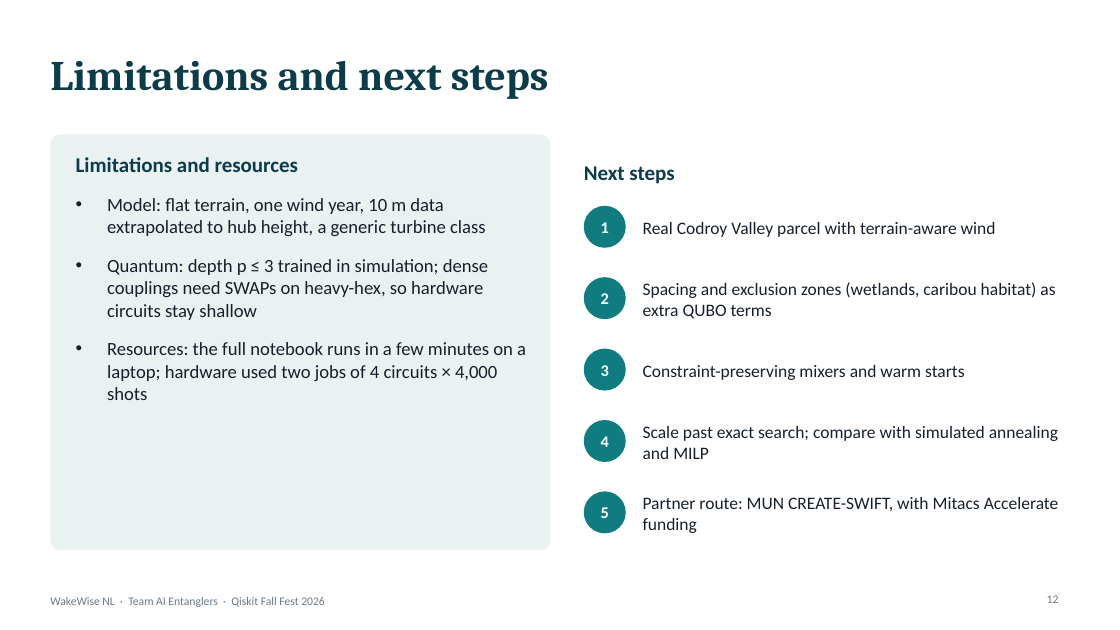
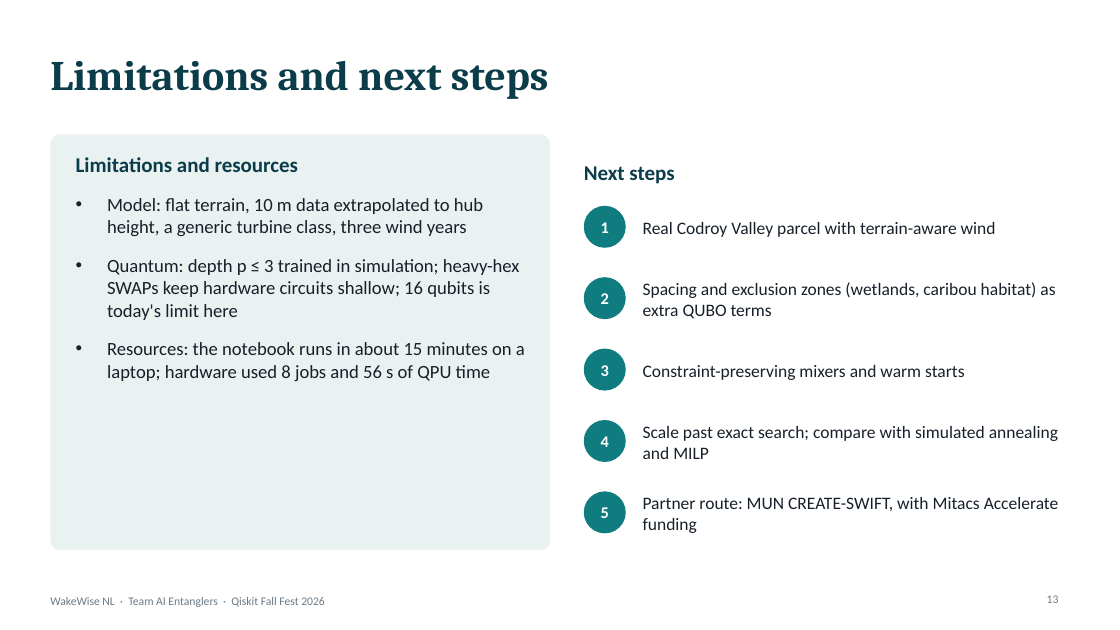
Before and after one commit to mrw-soumik/Qiskit-AI-Entanglers-, a slide deck: slide 13 of slides/WakeWise_NL_AI_Entanglers.pptx (slide 12 before the commit). Drawn at 1120x630 pixels with LibreOffice and Linux fonts; fonts in the diff are those of the drawing. Boxes give left, top, right and bottom in pixels: in the first picture for what was removed or moved away, otherwise in the second. Text is boxed around its words. In the diff, an @@ line names an element or a change of style, - is before the commit and + after.

```diff
--- a/slides/WakeWise_NL_AI_Entanglers.pptx
+++ b/slides/WakeWise_NL_AI_Entanglers.pptx
@@ text at [107,198,525,381]: text changed @@
-• Model: flat terrain, one wind year, 10 m data extrapolated to hub height, a generic turbine class
-• Quantum: depth p ≤ 3 trained in simulation; dense couplings need SWAPs on heavy-hex, so hardware circuits stay shallow
-• Resources: the full notebook runs in a few minutes on a laptop; hardware used two jobs of 4 circuits × 4,000 shots
+• Model: flat terrain, 10 m data extrapolated to hub height, a generic turbine class, three wind years
+• Quantum: depth p ≤ 3 trained in simulation; heavy-hex SWAPs keep hardware circuits shallow; 16 qubits is today's limit here
+• Resources: the notebook runs in about 15 minutes on a laptop; hardware used 8 jobs and 56 s of QPU time
```
Also in this commit, not shown: 11 other slides changed, 1 slide added, 28 other files.
